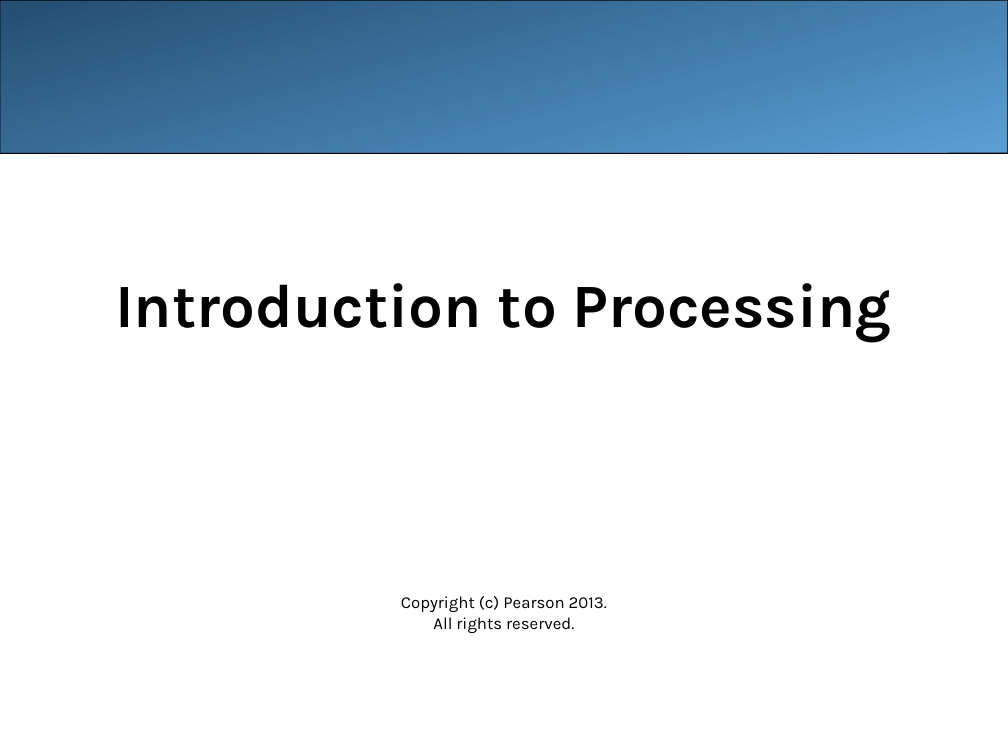
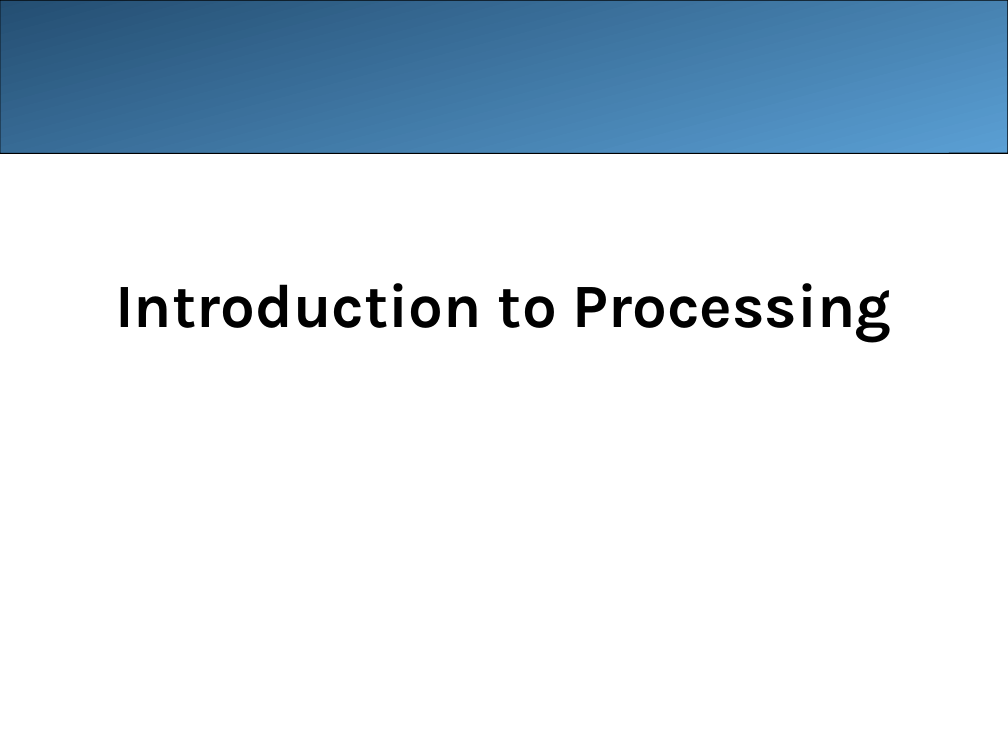
Before and after one commit to LongBaoNguyen/longbaonguyen.github.io, a slide deck: slide 1 of courses/apcsa/processing.ppt. Drawn at 1008x756 pixels with LibreOffice and Linux fonts; fonts in the diff are those of the drawing. Boxes give left, top, right and bottom in pixels: in the first picture for what was removed or moved away, otherwise in the second. Text is boxed around its words. In the diff, an @@ line names an element or a change of style, - is before the commit and + after.

```diff
--- a/courses/apcsa/processing.ppt
+++ b/courses/apcsa/processing.ppt
@@ subtitle removed at bbox=[401, 596, 607, 633] @@
-Copyright (c) Pearson 2013.
-All rights reserved.
```
Also in this commit, not shown: 1 other file.
